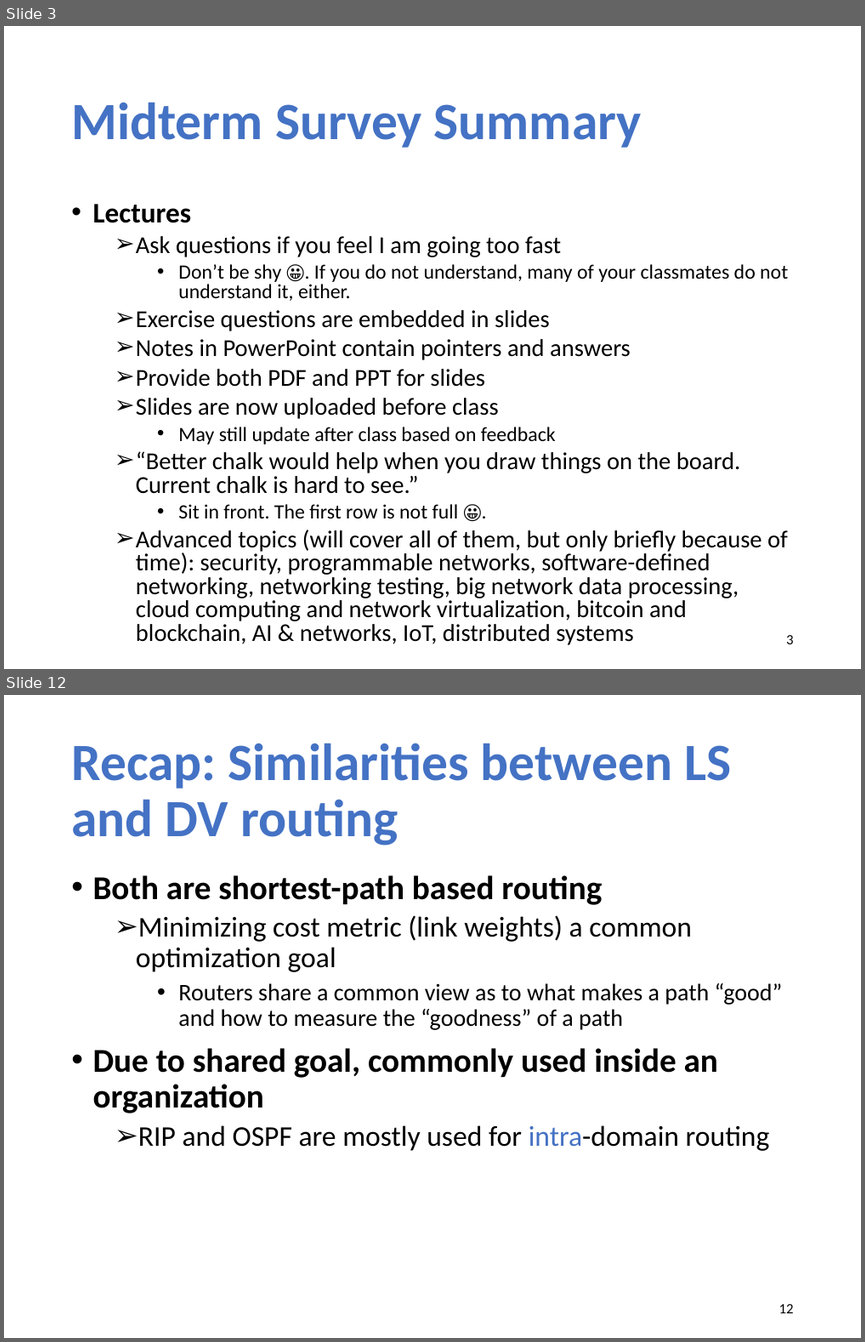
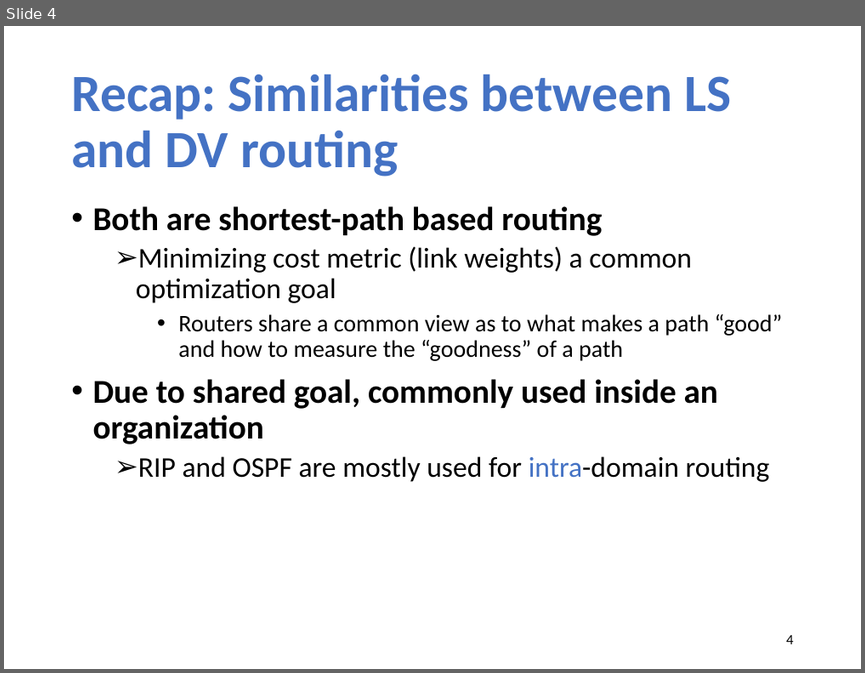
Before and after one commit to xinjin/course-net, a slide deck: slides/lec14_interdomain.pptx. Shown one above the other, each under a label of ours: slides 3 and 12 before the commit, slide 4 after it; the slides between them are not shown. The pictures are 865x1342 and 865x673 pixels, drawn with LibreOffice and Linux fonts; fonts in the diff are those of the drawing. Boxes give left, top, right and bottom in pixels: in the first picture for what was removed or moved away, otherwise in the second. Text is boxed around its words. In the diff, an @@ line names an element or a change of style, - is before the commit and + after.

```diff
--- a/slides/lec14_interdomain.pptx
+++ b/slides/lec14_interdomain.pptx
@@ slide 3 removed at (4,26,861,669), background #FFFFFF @@
@@ title removed at (71,102,642,148) @@
-Midterm Survey Summary
@@ text removed at (93,204,788,645) @@
-• Lectures
-  ➢ Ask questions if you feel I am going too fast
-    • Don’t be shy 😀. If you do not understand, many of your classmates do not understand it, either.
-  ➢ Exercise questions are embedded in slides
-  ➢ Notes in PowerPoint contain pointers and answers
-  ➢ Provide both PDF and PPT for slides
-  ➢ Slides are now uploaded before class
-    • May still update after class based on feedback
-  ➢ “Better chalk would help when you draw things on the board. Current chalk is hard to see.”
-    • Sit in front. The first row is not full 😀.
-  ➢ Advanced topics (will cover all of them, but only briefly because of time): security, programmable networks, software-defined networking, networking testing, big network data processing, cloud computing and network virtualization, bitcoin and blockchain, AI & networks, IoT, distributed systems
@@ page number removed at (786,635,793,644) @@
-3
@@ what was slide 12 is now slide 4 @@
@@ page number at (786,635,793,644): text changed @@
-12
+4
```
Also in this commit, not shown: 7 slides changed, 1 slide added, 8 other slides removed, 1 other file.
